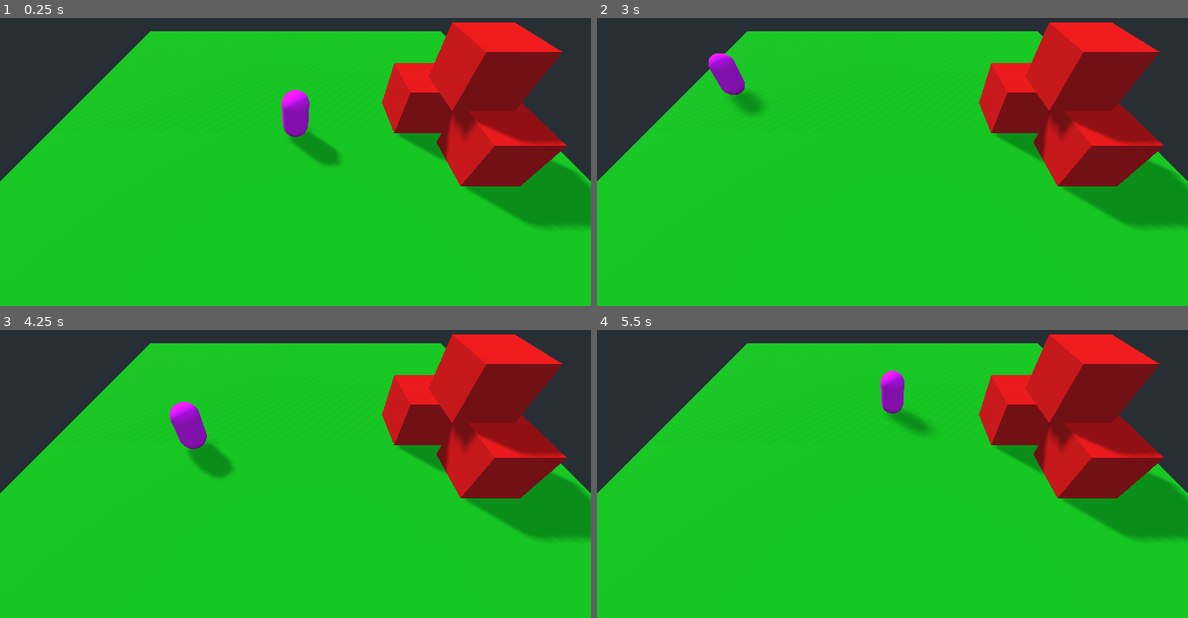
Above: before the commit, frames 1-4 (two rows, left to right).
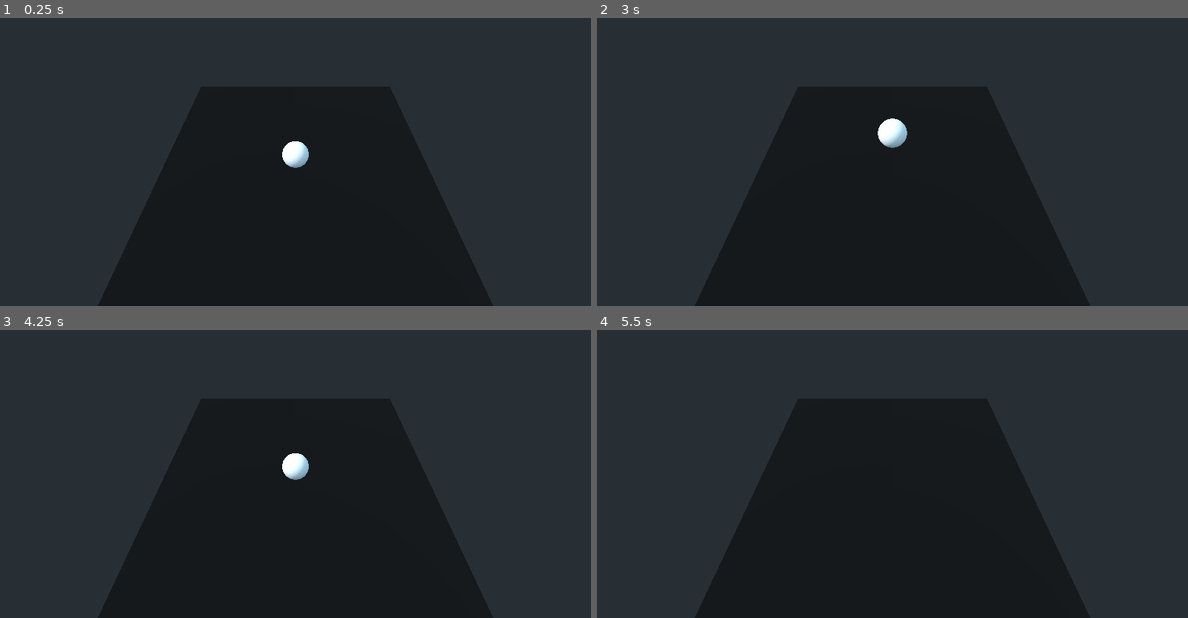
Above: after the commit, the same moments.

Repository: last-genius/gamedev_project
Game: Godot game, scene res://Main.tscn
Same seed, same stepped clock (60 frames per second), same inputs: the game is played once before the commit and once after it.
Inputs:
- Up to frame 1 (0.25 s): no input
- Up to frame 2 (3 s): hold Right (move_right, bound only before the commit) 0.53-1.28 s; hold S (move_back, bound only before the commit) 1.28-2.03 s; hold Right (move_right, bound only before the commit) 2.03-2.78 s; hold W (move_forward, bound only before the commit) from 2.78 s (still down)
- Up to frame 3 (4.25 s): release W (move_forward, bound only before the commit) at 3.53 s; hold Left (move_left, bound only before the commit) from 3.53 s (still down)
- Up to frame 4 (5.5 s): release Left (move_left, bound only before the commit) at 5.03 s; hold S (move_back, bound only before the commit) from 5.03 s (still down)

The runs differ from the first frame. In frame 1, 86% of the frame differs, in the area x 0-100%, y 1-100%; in frame 2, 86%; in frame 3, 86%; in frame 4, 86%.

Commit message:
Start working on a water shader

Diff:
--- a/Cube.tscn
+++ /dev/null
@@ -1,20 +0,0 @@
-[gd_scene load_steps=4 format=2]
-
-[sub_resource type="BoxShape" id=1]
-extents = Vector3( 2, 2, 2 )
-
-[sub_resource type="SpatialMaterial" id=2]
-albedo_color = Color( 0.886275, 0, 0, 1 )
-
-[sub_resource type="CubeMesh" id=3]
-material = SubResource( 2 )
-size = Vector3( 4, 4, 4 )
-
-[node name="Cube" type="RigidBody"]
-transform = Transform( 1, 0, 0, 0, 1, 0, 0, 0, 1, 0, 2, 0 )
-
-[node name="CollisionShape" type="CollisionShape" parent="."]
-shape = SubResource( 1 )
-
-[node name="MeshInstance" type="MeshInstance" parent="."]
-mesh = SubResource( 3 )
--- a/Main.tscn
+++ b/Main.tscn
@@ -1,54 +1,124 @@
-[gd_scene load_steps=6 format=2]
+[gd_scene load_steps=14 format=2]
 
-[ext_resource path="res://Cube.tscn" type="PackedScene" id=1]
-[ext_resource path="res://Player.tscn" type="PackedScene" id=2]
+[ext_resource path="res://shaders/simulation.shader" type="Shader" id=1]
+[ext_resource path="res://shaders/render.shader" type="Shader" id=2]
 
-[sub_resource type="BoxShape" id=1]
-extents = Vector3( 20, 1, 20 )
+[sub_resource type="ViewportTexture" id=12]
+viewport_path = NodePath("CollisionViewport")
 
-[sub_resource type="SpatialMaterial" id=2]
-albedo_color = Color( 0, 0.678431, 0.0431373, 1 )
+[sub_resource type="ViewportTexture" id=11]
+viewport_path = NodePath("SimulationViewport")
 
-[sub_resource type="CubeMesh" id=3]
-material = SubResource( 2 )
-size = Vector3( 40, 2, 40 )
+[sub_resource type="ShaderMaterial" id=1]
+resource_local_to_scene = true
+shader = ExtResource( 1 )
+shader_param/phase = 0.2
+shader_param/attenuation = 0.999
+shader_param/deltaUV = 3.0
+shader_param/simulation_texture = SubResource( 11 )
+shader_param/collision_texture = SubResource( 12 )
+
+[sub_resource type="ViewportTexture" id=19]
+viewport_path = NodePath("SimulationViewport")
+
+[sub_resource type="ShaderMaterial" id=8]
+resource_local_to_scene = true
+shader = ExtResource( 2 )
+shader_param/sim_tex = SubResource( 19 )
+
+[sub_resource type="PlaneMesh" id=2]
+size = Vector2( 20, 20 )
+subdivide_width = 500
+subdivide_depth = 500
+
+[sub_resource type="SphereMesh" id=13]
+
+[sub_resource type="SpatialMaterial" id=15]
+flags_unshaded = true
+albedo_color = Color( 1, 0, 0, 1 )
+
+[sub_resource type="SphereMesh" id=16]
+material = SubResource( 15 )
+
+[sub_resource type="Animation" id=17]
+resource_name = "Ball Loop"
+loop = true
+tracks/0/type = "value"
+tracks/0/path = NodePath(".:translation")
+tracks/0/interp = 2
+tracks/0/loop_wrap = true
+tracks/0/imported = false
+tracks/0/enabled = true
+tracks/0/keys = {
+"times": PoolRealArray( 0, 0.5, 1 ),
+"transitions": PoolRealArray( 1, 1, 1 ),
+"update": 0,
+"values": [ Vector3( 0, 3, 0 ), Vector3( 0, -1, 0 ), Vector3( 0, 3, 0 ) ]
+}
+
+[sub_resource type="Animation" id=18]
+length = 0.001
+tracks/0/type = "value"
+tracks/0/path = NodePath(".:translation")
+tracks/0/interp = 1
+tracks/0/loop_wrap = true
+tracks/0/imported = false
+tracks/0/enabled = true
+tracks/0/keys = {
+"times": PoolRealArray( 0 ),
+"transitions": PoolRealArray( 1 ),
+"update": 0,
+"values": [ Vector3( 0, 3, 0 ) ]
+}
 
 [node name="Main" type="Spatial"]
 
-[node name="Floor" type="StaticBody" parent="."]
-transform = Transform( 1, 0, 0, 0, 1, 0, 0, 0, 1, 0, -1, 0 )
-
-[node name="CollisionShape" type="CollisionShape" parent="Floor"]
-shape = SubResource( 1 )
-
-[node name="MeshInstance" type="MeshInstance" parent="Floor"]
-mesh = SubResource( 3 )
-
-[node name="Spatial" type="Spatial" parent="."]
-transform = Transform( 0.707107, -0.5, 0.5, 0, 0.707107, 0.707107, -0.707107, -0.5, 0.5, 0, 0, 0 )
-
-[node name="DirectionalLight" type="DirectionalLight" parent="Spatial"]
-transform = Transform( 1, 0, 0, 0, 1, 0, 0, 0, 1, 0, 0, 20 )
-shadow_enabled = true
+[node name="DirectionalLight" type="DirectionalLight" parent="."]
+transform = Transform( 1, 0, 0, 0, 0.707107, 0.707107, 0, -0.707107, 0.707107, 0, 8, 8 )
 
 [node name="Camera Pivot" type="Spatial" parent="."]
-transform = Transform( 1, 0, 0, 0, 0.707107, -0.707107, 0, 0.707107, 0.707107, 0, 0, 0 )
 
 [node name="Camera" type="Camera" parent="Camera Pivot"]
-transform = Transform( -1, 0, -8.74228e-08, 0, 1, 0, 8.74228e-08, 0, -1, 0, 0, -20 )
+transform = Transform( 9.27258e-08, -0.707107, 0.707107, 9.27258e-08, 0.707107, 0.707107, -1, 0, 1.31134e-07, 12, 15, 0 )
+cull_mask = 524287
+current = true
 
-[node name="Player" parent="." instance=ExtResource( 2 )]
+[node name="CollisionViewport" type="Viewport" parent="."]
+size = Vector2( 512, 512 )
 
-[node name="Cubes Pivot" type="Spatial" parent="."]
+[node name="Camera" type="Camera" parent="CollisionViewport"]
+transform = Transform( 1, 0, 0, 0, -4.37114e-08, -1, 0, 1, -4.37114e-08, 0, -10, 0 )
+cull_mask = 524288
+projection = 1
+size = 20.0
+far = 10.0
 
-[node name="Cube" parent="Cubes Pivot" instance=ExtResource( 1 )]
-transform = Transform( 1, 0, 0, 0, 1, 0, 0, 0, 1, -10, 2, 2 )
+[node name="SimulationViewport" type="Viewport" parent="."]
+size = Vector2( 512, 512 )
+hdr = false
+render_target_clear_mode = 2
+render_target_update_mode = 3
 
-[node name="Cube2" parent="Cubes Pivot" instance=ExtResource( 1 )]
-transform = Transform( 1, 0, 0, 0, 1, 0, 0, 0, 1, -15, 2, 3 )
+[node name="ColorRect" type="ColorRect" parent="SimulationViewport"]
+material = SubResource( 1 )
+anchor_right = 1.0
+anchor_bottom = 1.0
 
-[node name="Cube4" parent="Cubes Pivot" instance=ExtResource( 1 )]
-transform = Transform( 1, 0, 0, 0, 1, 0, 0, 0, 1, -12, 6, 0 )
+[node name="Water" type="MeshInstance" parent="."]
+material_override = SubResource( 8 )
+mesh = SubResource( 2 )
 
-[node name="Cube3" parent="Cubes Pivot" instance=ExtResource( 1 )]
-transform = Transform( 1, 0, 0, 0, 1, 0, 0, 0, 1, -13, 2, -3 )
+[node name="Ball" type="Spatial" parent="."]
+transform = Transform( 1, 0, 0, 0, 1, 0, 0, 0, 1, 0, 3, 0 )
+
+[node name="MeshInstance" type="MeshInstance" parent="Ball"]
+mesh = SubResource( 13 )
+
+[node name="WaterCollision" type="MeshInstance" parent="Ball"]
+layers = 524288
+mesh = SubResource( 16 )
+
+[node name="AnimationPlayer" type="AnimationPlayer" parent="Ball"]
+autoplay = "Ball Loop"
+"anims/Ball Loop" = SubResource( 17 )
+anims/RESET = SubResource( 18 )
--- a/Player.gd
+++ /dev/null
@@ -1,43 +0,0 @@
-extends KinematicBody
-
-
-export var speed = 10
-export var gravity_speed = 50
-export var jump_impulse = 20
-
-var velocity = Vector3.ZERO
-
-
-# Called when the node enters the scene tree for the first time.
-func _ready() -> void:
-	pass # Replace with function body.
-
-
-# Called every frame. 'delta' is the elapsed time since the previous frame.
-#func _process(delta: float) -> void:
-#	pass
-
-func _physics_process(delta):
-	var direction = Vector3.ZERO
-
-	if Input.is_action_pressed("move_right"):
-		direction.x += 1
-	if Input.is_action_pressed("move_left"):
-		direction.x -= 1
-	if Input.is_action_pressed("move_back"):
-		direction.z += 1
-	if Input.is_action_pressed("move_forward"):
-		direction.z -= 1
-
-	if direction != Vector3.ZERO:
-		direction = direction.normalized()
-		# $model.look_at(translation + direction, Vector3.UP)
-
-	velocity.x = direction.x * speed
-	velocity.z = direction.z * speed
-	velocity.y -= gravity_speed * delta
-
-	if is_on_floor() and Input.is_action_just_pressed("up"):
-		velocity.y += jump_impulse
-
-	velocity = move_and_slide(velocity, Vector3.UP)
--- a/Player.tscn
+++ /dev/null
@@ -1,25 +0,0 @@
-[gd_scene load_steps=5 format=2]
-
-[ext_resource path="res://Player.gd" type="Script" id=1]
-
-[sub_resource type="CapsuleShape" id=1]
-height = 2.0
-
-[sub_resource type="SpatialMaterial" id=2]
-albedo_color = Color( 1, 0, 0.960784, 1 )
-
-[sub_resource type="CapsuleMesh" id=3]
-material = SubResource( 2 )
-mid_height = 2.0
-
-[node name="Player" type="KinematicBody"]
-transform = Transform( 1, 0, 0, 0, 1, 0, 0, 0, 1, 0, 2, 0 )
-script = ExtResource( 1 )
-
-[node name="CollisionShape" type="CollisionShape" parent="."]
-transform = Transform( 1, 0, 0, 0, -4.37114e-08, 1, 0, -1, -4.37114e-08, 0, 0, 0 )
-shape = SubResource( 1 )
-
-[node name="MeshInstance" type="MeshInstance" parent="."]
-transform = Transform( 1, 0, 0, 0, -4.37114e-08, -1, 0, 1, -4.37114e-08, 0, -1.19209e-07, 0 )
-mesh = SubResource( 3 )
--- a/project.godot
+++ b/project.godot
@@ -10,17 +10,14 @@
 
 [application]
 
-config/name="codename fix"
+config/name="codename_pirate"
 run/main_scene="res://Main.tscn"
 config/icon="res://icon.png"
 
 [gui]
 
 common/drop_mouse_on_gui_input_disabled=true
-
-[input]
-
-move_forward={
+"<<<<<<<HEAD[input]move_forward"={
 "deadzone": 0.5,
 "events": [ Object(InputEventKey,"resource_local_to_scene":false,"resource_name":"","device":0,"alt":false,"shift":false,"control":false,"meta":false,"command":false,"pressed":false,"scancode":87,"physical_scancode":0,"unicode":0,"echo":false,"script":null)
 , Object(InputEventKey,"resource_local_to_scene":false,"resource_name":"","device":0,"alt":false,"shift":false,"control":false,"meta":false,"command":false,"pressed":false,"scancode":16777232,"physical_scancode":0,"unicode":0,"echo":false,"script":null)
--- /dev/null
+++ b/scripts/Ball.gd
@@ -0,0 +1 @@
+extends Spatial
--- /dev/null
+++ b/shaders/render.shader
@@ -0,0 +1,8 @@
+shader_type spatial;
+
+uniform sampler2D sim_tex;
+
+void fragment() {
+	vec4 input = texture(sim_tex, UV);
+	ALBEDO = vec3(input.r, 0.0, 0.0);
+}
--- /dev/null
+++ b/shaders/simulation.shader
@@ -0,0 +1,36 @@
+shader_type canvas_item;
+
+uniform sampler2D simulation_texture;
+uniform sampler2D collision_texture;
+
+uniform float phase = 0.18;
+uniform float attenuation = 0.995;
+uniform float deltaUV = 2.3;
+
+void fragment() {
+	float dv = 1.0 / 512.0;
+	float du = 1.0 / 512.0;
+	vec3 duv = vec3(du, dv, 0) * deltaUV;
+
+	vec3 old_texture = texture(simulation_texture, UV).rgb;
+
+	float new_texture = (2.0 * old_texture.r - old_texture.g + phase * (
+		texture(simulation_texture, UV - duv.zy).r +
+		texture(simulation_texture, UV + duv.zy).r +
+		texture(simulation_texture, UV - duv.xz).r +
+		texture(simulation_texture, UV + duv.xz).r - 4.0 * old_texture.r)) * attenuation;
+
+	vec2 col_uv = vec2(UV.x, 1.0 - UV.y);
+	float col = texture(collision_texture, col_uv).r;
+	float prevCol = texture(simulation_texture, UV).b;
+
+	if (col > 0.0 && prevCol == 0.0) {
+        new_texture += col * 0.5;
+    }
+
+	if (prevCol > 0.0 && col == 0.0) {
+		new_texture -= prevCol * 0.5;
+	}
+
+	COLOR = vec4(new_texture, old_texture.r, col, 1);
+}
Not shown, changed: .gitignore
Not shown, added: README.md
